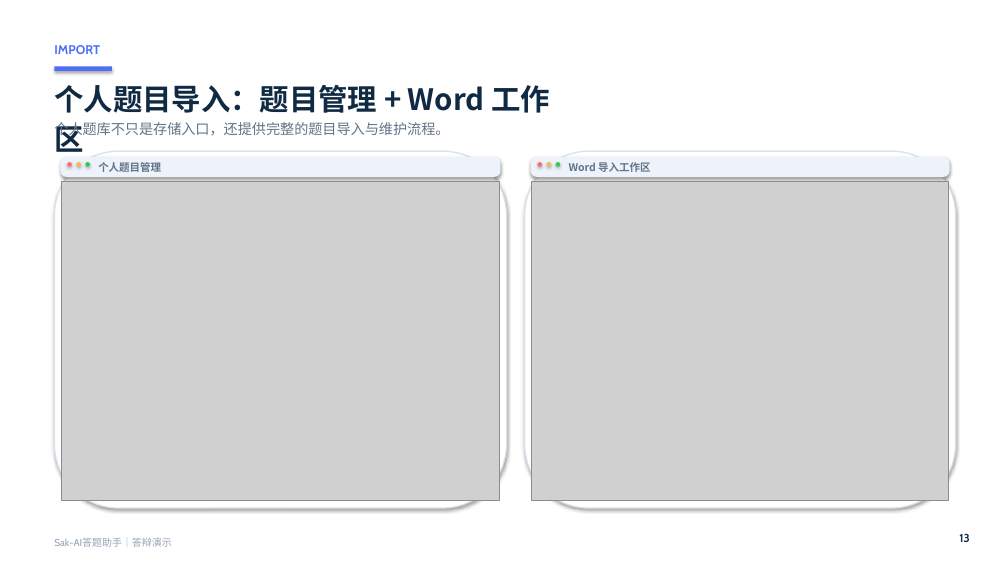
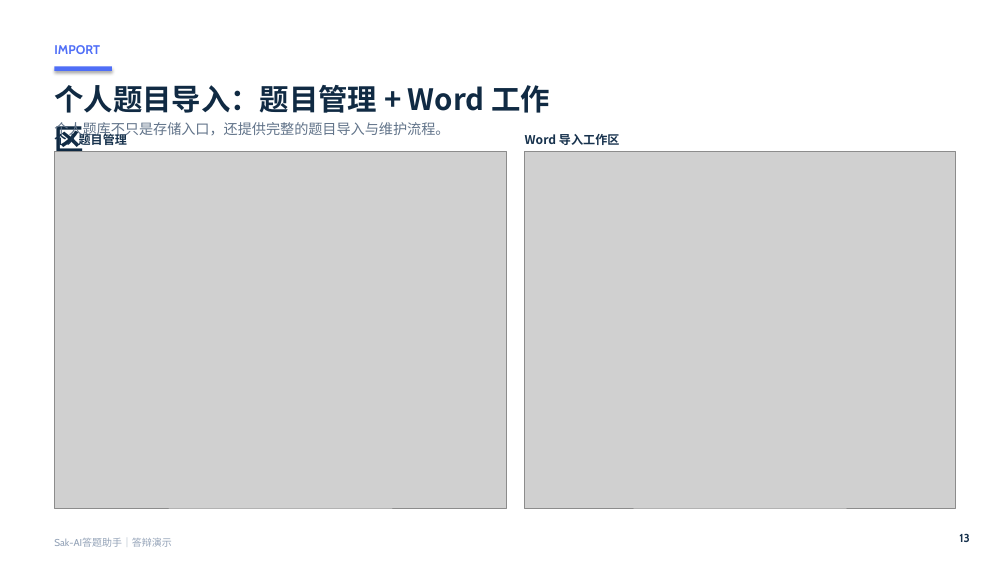
Before and after one commit to Saksk-IT/Ti, a slide deck: slide 13 of output/doc/1软件应用与开发_1Web应用与开发_Sak-AI答题助手/01作品与答辩材料/Sak-AI答题助手-答辩演示PPT.pptx. Drawn at 1008x567 pixels with LibreOffice and Linux fonts; fonts in the diff are those of the drawing; grey boxes stand for pictures; background and template pictures are left out. Boxes give left, top, right and bottom in pixels: in the first picture for what was removed or moved away, otherwise in the second. Text is boxed around its words. In the diff, an @@ line names an element or a change of style, - is before the commit and + after.

```diff
--- a/output/doc/1软件应用与开发_1Web应用与开发_Sak-AI答题助手/01作品与答辩材料/Sak-AI答题助手-答辩演示PPT.pptx
+++ b/output/doc/1软件应用与开发_1Web应用与开发_Sak-AI答题助手/01作品与答辩材料/Sak-AI答题助手-答辩演示PPT.pptx
@@ text "个人题目管理": place and size @@
-text "个人题目管理" at box(98, 162, 161, 172)
+text "个人题目管理" at box(54, 131, 127, 147)
@@ text "个人题目管理" at box(54, 131, 127, 147): size 10 to 11.5 pt, text colour #62748A to #17324D @@
@@ text "Word 导入工作区" at box(525, 134, 619, 145): size 10 to 11.5 pt, text colour #62748A to #17324D @@
@@ text "Word 导入工作区": place and size @@
-text "Word 导入工作区" at box(569, 162, 650, 172)
+text "Word 导入工作区" at box(525, 134, 619, 145)
@@ picture: place and size @@
-picture at box(61, 181, 500, 501)
+picture at box(54, 151, 507, 508)
@@ rounded rectangle removed at box(54, 151, 507, 508) @@
@@ rounded rectangle removed at box(60, 157, 501, 177) @@
@@ ellipse removed at box(67, 163, 72, 167) @@
@@ ellipse removed at box(76, 163, 81, 167) @@
@@ ellipse removed at box(85, 163, 90, 167) @@
@@ picture: place and size @@
-picture at box(532, 181, 949, 501)
+picture at box(525, 151, 956, 508)
@@ rounded rectangle removed at box(525, 151, 956, 508) @@
@@ rounded rectangle removed at box(531, 157, 950, 177) @@
@@ ellipse removed at box(538, 163, 542, 167) @@
@@ ellipse removed at box(547, 163, 551, 167) @@
@@ ellipse removed at box(556, 163, 560, 167) @@
```
Also in this commit, not shown: 13 other slides changed, 2 other files.
